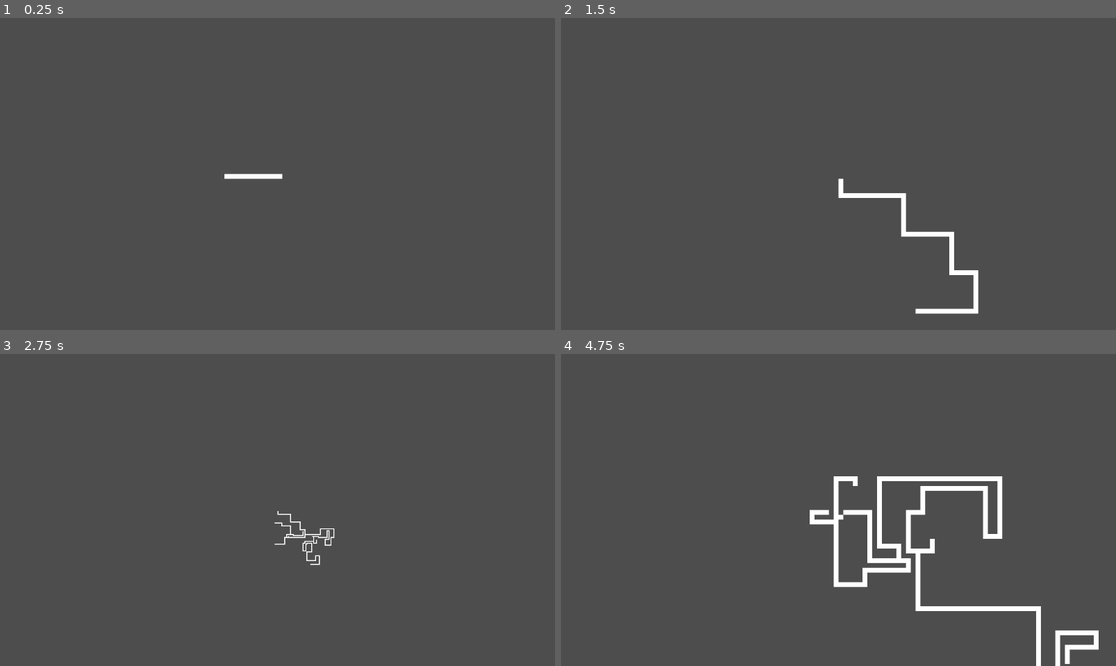
Above: before the commit, frames 1-4 (two rows, left to right).
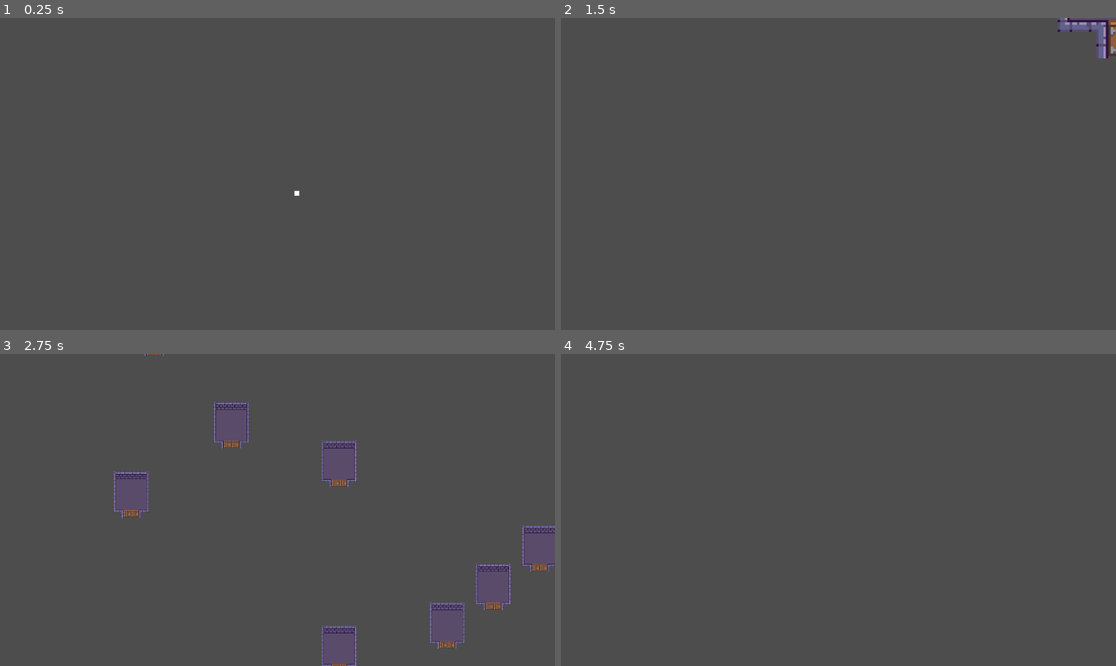
Above: after the commit, the same moments.

Repository: MatthewO1221/DITWork
Game: Godot game, scene res://MapStuff/MapGenerator.tscn
The game is run twice, just before and just after one commit, with the same random seed, the same clock (stepped at 60 frames per second) and the same inputs.
Inputs:
- Up to frame 1 (0.25 s): no input
- Up to frame 2 (1.5 s): tap Enter at 0.5 s; hold M (Zoom) 0.53-1.28 s; tap R (Reset) at 1.25 s; tap M (Zoom) at 1.35 s
- Up to frame 3 (2.75 s): hold M (Zoom) from 2.03 s (still down)
- Up to frame 4 (4.75 s): release M (Zoom) at 2.78 s; tap M (Zoom) at 2.85, 4.35 s; tap R (Reset) at 3.5 s; hold M (Zoom) 3.53-4.28 s

The runs differ from the first frame. In frame 1, 0.2% of the frame differs, in the area x 40-54%, y 49-58%; in frame 2, 1.7%; in frame 3, 6.2%, in the area x 20-100%, y 0-100%; in frame 4, 3.8%.
Error before the commit: Invalid assignment of property or key 'Index' with value of type 'int' on a base object of type 'Nil'. (res://MapStuff/MapGenerator.gd:180)

Commit message:
Switching to subtractive generation

Diff:
--- a/24-25Year/Fall24/DES214/MapStuff/MapGenerator.gd
+++ b/24-25Year/Fall24/DES214/MapStuff/MapGenerator.gd
@@ -6,7 +6,10 @@
 #Create Biome Mode Structs
 
 
-
+#Plan
+#Step 1: Generate Rooms Randomly Throughout Level
+#Step 2: Add all entrance tiles to branch list
+#Step 3: Let algorithm generate things from branches
 
 extends Node2D
 
@@ -22,7 +25,31 @@
 #tiletype enum
 enum TileType {Empty = -1, Floor = 1, Wall = 2, Entrance = 3}
 
-#time to wait for slowing things down
+enum DungeonRooms
+{
+	Basic = 1
+}
+
+enum DensityModes
+{
+	Sparse,
+	Regular,
+	Cluttered
+}
+
+class Mode:
+	var name: String
+	var roomList: Dictionary
+	var roomAmount: DensityModes
+	var corridorList: Dictionary
+	var corridorAmount: DensityModes
+	var enemyList: Dictionary
+	var lootList: Dictionary
+
+
+class Region:
+	var name: String
+	var totalTiles: int
 
 
 #Maps the directions to numbers to make random generation easier
@@ -74,30 +101,101 @@
 
 func Generate() -> void:
 
-
-
-	var placeTile = false
-	for i in range(10):
-		var dir = randi_range(0,3)
-		if IsValidNeighbor((currentTile), directionMap[dir]):
-			var roomMaybe = randf_range(0, 1.0)
-			if roomMaybe < roomChance:
-				SpawnRoom(currentTile)
-				currentTile = branchList.pop_front()
-			else:
-				currentTile = PlaceCorridor(TileType.Floor, currentTile, dir)
-
-			#currentTile = GetCoordsInDir(currentTile, directionMap[dir])
-			placeTile = true
-			break
-
-	if !placeTile || !currentTile || currentTile.x > mapSize || currentTile.x < -mapSize || currentTile.y > mapSize || currentTile.y < -mapSize:
-		if branchList.is_empty():
-			stillGenerating = false
-		else:
-			currentTile = branchList.pop_front()
-
-
+	var testMode = Mode.new()
+	testMode.name = "TestMode"
+	testMode.roomList = {testRoom = 0}
+	testMode.roomAmount = DensityModes.Regular
+
+	var testRegion = Region.new()
+	testRegion.name = "TestRegion"
+	testRegion.totalTiles = mapSize ** 2
+
+	SpawnRooms(testMode, testRegion)
+
+	stillGenerating = false
+
+	#var placeTile = false
+	#for i in range(10):
+		#var dir = randi_range(0,3)
+		#if IsValidNeighbor((currentTile), directionMap[dir]):
+			#var roomMaybe = randf_range(0, 1.0)
+			#if roomMaybe < roomChance:
+				#SpawnRoom(currentTile)
+				#currentTile = branchList.pop_front()
+			#else:
+				#currentTile = PlaceCorridor(TileType.Floor, currentTile, dir)
+			#
+			##currentTile = GetCoordsInDir(currentTile, directionMap[dir])
+			#placeTile = true
+			#break
+			#
+	#if !placeTile || !currentTile || currentTile.x > mapSize || currentTile.x < -mapSize || currentTile.y > mapSize || currentTile.y < -mapSize:
+		#if branchList.is_empty():
+			#stillGenerating = false
+		#else:
+			#currentTile = branchList.pop_front()
+
+
+
+
+
+func SpawnRooms(mode: Mode, region: Region) -> void:
+	var roomList = mode.roomList
+	var roomDensity = mode.roomAmount
+	var totalTiles = region.totalTiles
+	var tilesPlaced = 0
+
+	while true:
+
+		var placeTile = GetRandomTile(region)
+
+		for i in range(10):
+			var roomToTry = GetRandomRoom(mode)
+			var rotation = TileTransform.values().pick_random()
+			var canBePlaced = CheckRoom(placeTile, roomToTry, rotation)
+
+			if canBePlaced:
+				PlaceRoom(roomToTry, placeTile, rotation)
+				var tileCount = roomToTry.get_size().x * roomToTry.get_size().y
+				tilesPlaced += tileCount
+				break
+
+
+
+		match roomDensity:
+			DensityModes.Sparse when float(tilesPlaced)/totalTiles >= 0.1:
+				break
+			DensityModes.Regular when float(tilesPlaced)/totalTiles >= 0.25:
+				break
+			DensityModes.Cluttered when float(tilesPlaced)/totalTiles >= 0.5:
+				break
+
+
+
+
+
+func GetRandomTile(region: Region) -> Vector2i:
+	var returnTile: Vector2i
+
+	returnTile.x = randi_range(-mapSize, mapSize)
+	returnTile.y = randi_range(-mapSize, mapSize)
+
+	return returnTile
+
+func GetRandomRoom(mode: Mode) -> TileMapPattern:
+	var patternsCount = mode.roomList.size()
+
+	var rand = randi_range(0, patternsCount)
+
+	var patternIndex = mode.roomList.values().pick_random()
+
+	var pattern = tileMap.tile_set.get_pattern(patternIndex)
+
+	return pattern
+
+
+func PlaceRoom(room: TileMapPattern, coords: Vector2i, _rotation: TileTransform) -> void:
+	tileMap.set_pattern(0, coords, room)
 
 
 func PlaceTile(type: TileType, coords: Vector2i) -> void:
@@ -153,48 +251,49 @@
 
 #region Room Code
 
-func SpawnRoom(coords: Vector2i) -> void:
-	var roomToPlace = ChooseRoom(coords)
-
-	if roomToPlace != null:
-		tileMap.set_pattern(0, coords + roomToPlace.Offset, tileMap.tile_set.get_pattern(roomToPlace.Index))
-
-func CheckRoom(coords: Vector2i, room: Room) -> bool:
-
-	var roomToCheck = tileMap.tile_set.get_pattern(room.Index)
-	var roomTiles = roomToCheck.get_used_cells()
-	var placement = coords + room.Offset
+#func SpawnRoom(coords: Vector2i) -> void:
+	#var roomToPlace = ChooseRoom(coords)
+	#
+	#if roomToPlace != null:
+		#tileMap.set_pattern(0, coords + roomToPlace.Offset, tileMap.tile_set.get_pattern(roomToPlace.Index))
+	#
+func CheckRoom(coords: Vector2i, room: TileMapPattern, _rotation: TileTransform) -> bool:
+
+	var roomTiles = room.get_used_cells()
+	var foundPlacement = false
+
 
 	for i in roomTiles:
-		var curTile = tileMap.map_pattern(placement, i, roomToCheck)
+		var curTile = tileMap.map_pattern(coords, i, room)
 		if tileMap.get_cell_source_id(0, curTile) != TileType.Empty:
 			return false
 
 	return true
 
-func ChooseRoom(coords: Vector2i) -> Room:
-	var returnRoom: Room
-	var patternsCount = tileMap.tile_set.get_patterns_count()
-	for i in range(10):
-		var randRoom = randi_range(0, patternsCount - 1)
-		returnRoom.Index = randRoom
-		if CheckRoom(coords, GetRoomShift(returnRoom)):
-
-			return returnRoom
-
-	return null
-
-
-func GetRoomShift(room: Room) -> Room:
-	var pattern = tileMap.tile_set.get_pattern(room.Index)
-
-	for i in pattern.get_used_cells():
-		if pattern.get_cell_source_id(i) == TileType.Entrance:
-			room.Offset = i
-
-	return room
-
-#endregion
+
+#func ChooseRoom(coords: Vector2i) -> Room:
+	#var returnRoom: Room
+	#var patternsCount = tileMap.tile_set.get_patterns_count()
+	#for i in range(10):
+		#var randRoom = randi_range(0, patternsCount - 1)
+		#returnRoom.Index = randRoom
+		#if CheckRoom(coords, GetRoomShift(returnRoom)):
+			#
+			#return returnRoom
+	#
+	#return null
+	#
+	#
+#func GetRoomShift(room: Room) -> Room:
+	#var pattern = tileMap.tile_set.get_pattern(room.Index)
+	#
+	#for i in pattern.get_used_cells():
+		#if pattern.get_cell_source_id(i) == TileType.Entrance:
+			#room.Offset = i
+	#
+	#return room
+#
+##endregion
 
 # Called when the node enters the scene tree for the first time.
 func _ready() -> void:
--- a/24-25Year/Fall24/DES214/MapStuff/MapGenerator.tscn
+++ b/24-25Year/Fall24/DES214/MapStuff/MapGenerator.tscn
@@ -1,22 +1,198 @@
-[gd_scene load_steps=8 format=3 uid="uid://cwggrjasr5mlf"]
+[gd_scene load_steps=12 format=3 uid="uid://cwggrjasr5mlf"]
 
 [ext_resource type="Script" path="res://MapStuff/MapGenerator.gd" id="1_0rb7n"]
 [ext_resource type="PackedScene" uid="uid://dawx31at8fpl1" path="res://MapStuff/floor_tile.tscn" id="2_r8rha"]
 [ext_resource type="PackedScene" uid="uid://m84c61s184g6" path="res://MapStuff/wall_tile.tscn" id="3_8avub"]
 [ext_resource type="PackedScene" uid="uid://cletve5nto6k6" path="res://MapStuff/entrance_tile.tscn" id="4_yxvnu"]
-
-[sub_resource type="TileMapPattern" id="TileMapPattern_ln6pl"]
-tile_data = PackedInt32Array(0, 0, 65536, 65536, 0, 65536, 131072, 0, 65536, 196608, 0, 65536, 1, 0, 65536, 65537, 0, 65536, 131073, 0, 65536, 196609, 0, 65536, 2, 0, 196608, 65538, 0, 65536, 131074, 0, 65536, 196610, 0, 65536, 3, 0, 65536, 65539, 0, 65536, 131075, 0, 65536, 196611, 0, 65536)
+[ext_resource type="Texture2D" uid="uid://pt2ajrgky667" path="res://MapStuff/tilemap.png" id="5_wxp5o"]
+[ext_resource type="Texture2D" uid="uid://c7ppte87pw2vj" path="res://MapStuff/tileset.png" id="6_udv0l"]
+
+[sub_resource type="TileMapPattern" id="TileMapPattern_bgyoy"]
+tile_data = PackedInt32Array(0, 131074, 1, 65536, 131074, 1, 131072, 131074, 1, 196608, 131074, 1, 262144, 131074, 1, 327680, 196610, 1, 1, 65538, 2, 65537, 131074, 6, 131073, 131074, 6, 196609, 131074, 6, 262145, 131074, 6, 327681, 131074, 0, 2, 65538, 2, 65538, 131074, 6, 131074, 131074, 6, 196610, 131074, 6, 262146, 131074, 6, 327682, 131074, 4, 3, 65538, 2, 65539, 131074, 6, 131075, 131074, 6, 196611, 131074, 6, 262147, 131074, 6, 327683, 131074, 4, 4, 65538, 2, 65540, 131074, 6, 131076, 131074, 6, 196612, 131074, 6, 262148, 131074, 6, 327684, 2, 0, 5, 2, 1, 65541, 2, 1, 131077, 2, 1, 196613, 2, 1, 262149, 2, 1, 327685, 327682, 1)
 
 [sub_resource type="TileSetScenesCollectionSource" id="TileSetScenesCollectionSource_8fh5t"]
 scenes/1/scene = ExtResource("2_r8rha")
 scenes/2/scene = ExtResource("3_8avub")
 scenes/3/scene = ExtResource("4_yxvnu")
 
+[sub_resource type="TileSetAtlasSource" id="TileSetAtlasSource_v08rx"]
+resource_name = "Dungeon"
+texture = ExtResource("5_wxp5o")
+separation = Vector2i(1, 1)
+0:0/0 = 0
+1:0/0 = 0
+2:0/0 = 0
+3:0/0 = 0
+4:0/0 = 0
+5:0/0 = 0
+6:0/0 = 0
+7:0/0 = 0
+8:0/0 = 0
+9:0/0 = 0
+10:0/0 = 0
+11:0/0 = 0
+0:1/0 = 0
+1:1/0 = 0
+2:1/0 = 0
+3:1/0 = 0
+4:1/0 = 0
+5:1/0 = 0
+6:1/0 = 0
+7:1/0 = 0
+8:1/0 = 0
+9:1/0 = 0
+10:1/0 = 0
+11:1/0 = 0
+0:2/0 = 0
+1:2/0 = 0
+2:2/0 = 0
+3:2/0 = 0
+4:2/0 = 0
+5:2/0 = 0
+6:2/0 = 0
+7:2/0 = 0
+8:2/0 = 0
+9:2/0 = 0
+10:2/0 = 0
+11:2/0 = 0
+0:3/0 = 0
+1:3/0 = 0
+2:3/0 = 0
+3:3/0 = 0
+4:3/0 = 0
+5:3/0 = 0
+6:3/0 = 0
+7:3/0 = 0
+8:3/0 = 0
+9:3/0 = 0
+10:3/0 = 0
+11:3/0 = 0
+0:4/0 = 0
+1:4/0 = 0
+2:4/0 = 0
+3:4/0 = 0
+4:4/0 = 0
+5:4/0 = 0
+6:4/0 = 0
+7:4/0 = 0
+8:4/0 = 0
+9:4/0 = 0
+10:4/0 = 0
+11:4/0 = 0
+0:5/0 = 0
+1:5/0 = 0
+2:5/0 = 0
+3:5/0 = 0
+4:5/0 = 0
+5:5/0 = 0
+6:5/0 = 0
+7:5/0 = 0
+8:5/0 = 0
+9:5/0 = 0
+10:5/0 = 0
+11:5/0 = 0
+0:6/0 = 0
+1:6/0 = 0
+2:6/0 = 0
+3:6/0 = 0
+4:6/0 = 0
+5:6/0 = 0
+6:6/0 = 0
+7:6/0 = 0
+8:6/0 = 0
+9:6/0 = 0
+10:6/0 = 0
+11:6/0 = 0
+0:7/0 = 0
+1:7/0 = 0
+2:7/0 = 0
+3:7/0 = 0
+4:7/0 = 0
+5:7/0 = 0
+6:7/0 = 0
+7:7/0 = 0
+8:7/0 = 0
+9:7/0 = 0
+10:7/0 = 0
+11:7/0 = 0
+0:8/0 = 0
+1:8/0 = 0
+2:8/0 = 0
+3:8/0 = 0
+4:8/0 = 0
+5:8/0 = 0
+6:8/0 = 0
+7:8/0 = 0
+8:8/0 = 0
+9:8/0 = 0
+10:8/0 = 0
+11:8/0 = 0
+0:9/0 = 0
+1:9/0 = 0
+2:9/0 = 0
+3:9/0 = 0
+4:9/0 = 0
+5:9/0 = 0
+6:9/0 = 0
+7:9/0 = 0
+8:9/0 = 0
+9:9/0 = 0
+10:9/0 = 0
+11:9/0 = 0
+0:10/0 = 0
+1:10/0 = 0
+2:10/0 = 0
+3:10/0 = 0
+4:10/0 = 0
+5:10/0 = 0
+6:10/0 = 0
+7:10/0 = 0
+8:10/0 = 0
+9:10/0 = 0
+10:10/0 = 0
+11:10/0 = 0
+
+[sub_resource type="TileSetAtlasSource" id="TileSetAtlasSource_65j2a"]
+resource_name = "Dungeon 2"
+texture = ExtResource("6_udv0l")
+0:0/0 = 0
+1:0/0 = 0
+2:0/0 = 0
+3:0/0 = 0
+4:0/0 = 0
+5:0/0 = 0
+0:1/0 = 0
+1:1/0 = 0
+2:1/0 = 0
+3:1/0 = 0
+4:1/0 = 0
+5:1/0 = 0
+0:2/0 = 0
+1:2/0 = 0
+2:2/0 = 0
+3:2/0 = 0
+0:3/0 = 0
+1:3/0 = 0
+2:3/0 = 0
+3:3/0 = 0
+0:4/0 = 0
+1:4/0 = 0
+2:4/0 = 0
+3:4/0 = 0
+0:5/0 = 0
+1:5/0 = 0
+2:5/0 = 0
+3:5/0 = 0
+0:6/0 = 0
+1:6/0 = 0
+2:6/0 = 0
+3:6/0 = 0
+
 [sub_resource type="TileSet" id="TileSet_uwcu1"]
-tile_size = Vector2i(2, 2)
 sources/0 = SubResource("TileSetScenesCollectionSource_8fh5t")
-pattern_0 = SubResource("TileMapPattern_ln6pl")
+sources/1 = SubResource("TileSetAtlasSource_v08rx")
+sources/2 = SubResource("TileSetAtlasSource_65j2a")
+pattern_0 = SubResource("TileMapPattern_bgyoy")
 
 [node name="MapGenerator" type="Node2D" node_paths=PackedStringArray("tileMap", "camera")]
 script = ExtResource("1_0rb7n")
--- a/24-25Year/Fall24/DES214/project.godot
+++ b/24-25Year/Fall24/DES214/project.godot
@@ -27,3 +27,7 @@
 "events": [Object(InputEventKey,"resource_local_to_scene":false,"resource_name":"","device":-1,"window_id":0,"alt_press …(192 unchanged characters)…
 ]
 }
+
+[rendering]
+
+textures/canvas_textures/default_texture_filter=0
Binary file added: 24-25Year/Fall24/DES214/MapStuff/tilemap.png
Not shown, added: 24-25Year/Fall24/DES214/MapStuff/tilemap.png.import
Binary file added: 24-25Year/Fall24/DES214/MapStuff/tileset.png
Not shown, added: 24-25Year/Fall24/DES214/MapStuff/tileset.png.import
